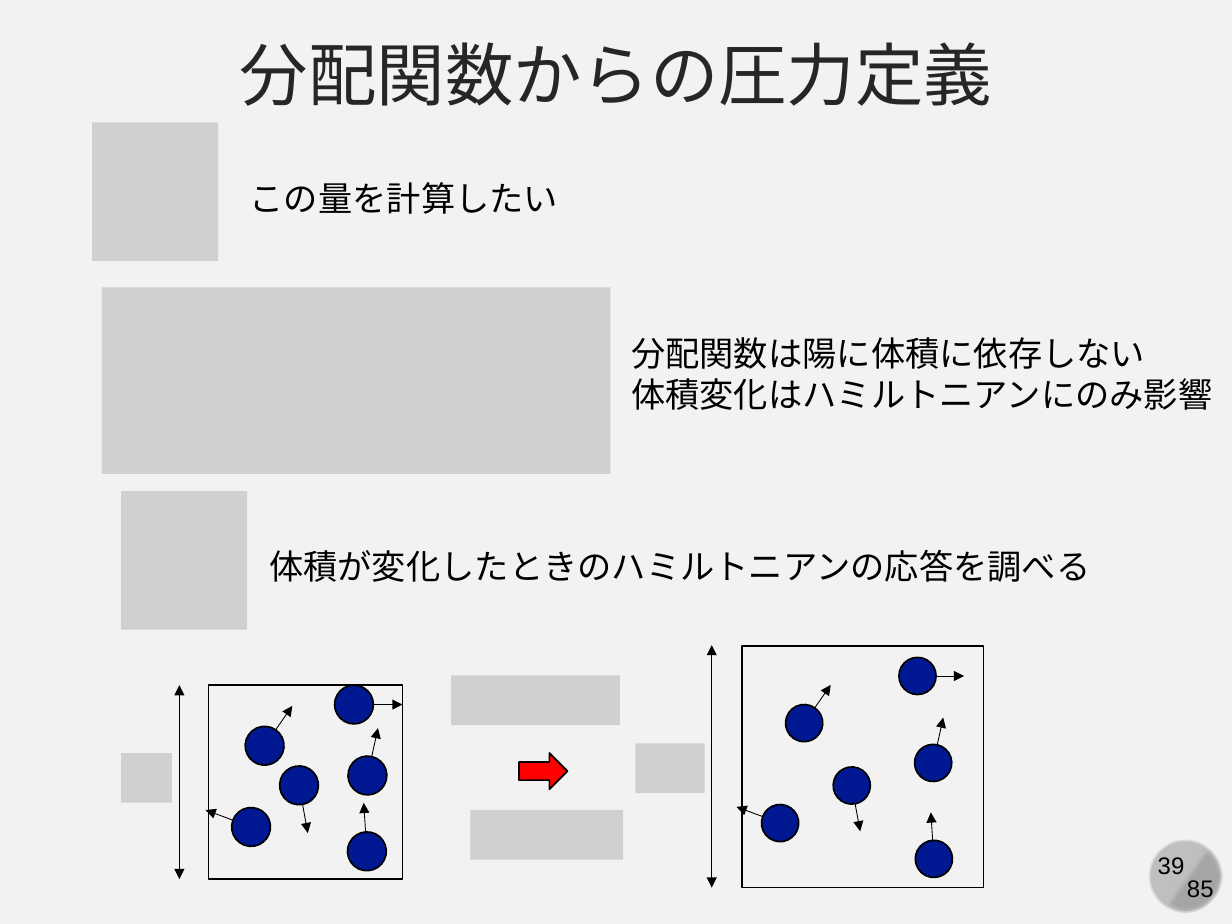
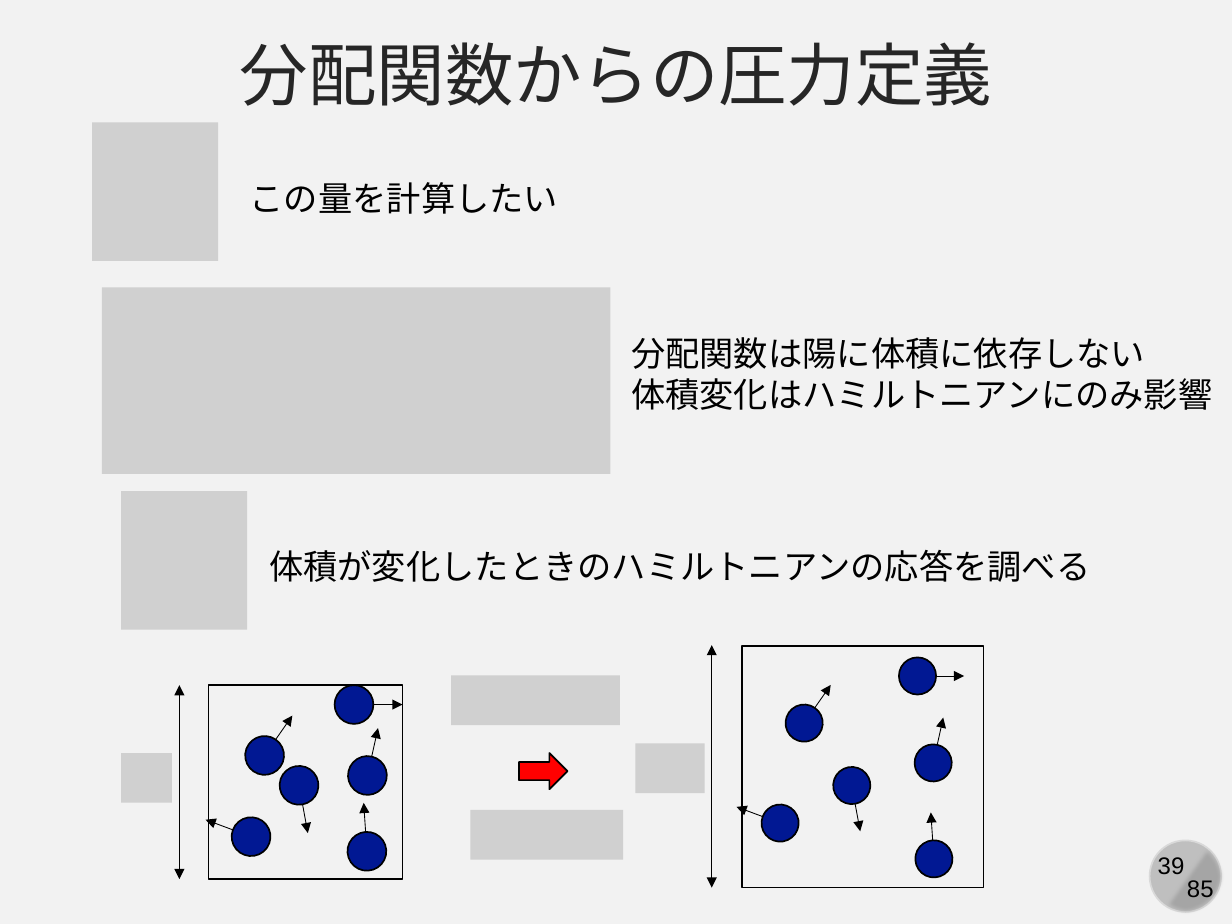
Before and after one commit to kaityo256/simulation_engineering, a slide deck: slide 39 of 06_md_observable/simulation06.pptx. Drawn at 1232x924 pixels with LibreOffice and Linux fonts; fonts in the diff are those of the drawing; grey boxes stand for pictures. Boxes give left, top, right and bottom in pixels: in the first picture for what was removed or moved away, otherwise in the second. Text is boxed around its words. In the diff, an @@ line names an element or a change of style, - is before the commit and + after.

Commit message:
54 slides

```diff
--- a/06_md_observable/simulation06.pptx
+++ b/06_md_observable/simulation06.pptx
@@ 2 ellipses, 2 arrows: place and size @@
-2 ellipses, 2 arrows at (206,706,292,851)
+2 ellipses, 2 arrows at (206,716,292,860)
```
Also in this commit, not shown: 8 slides added.
